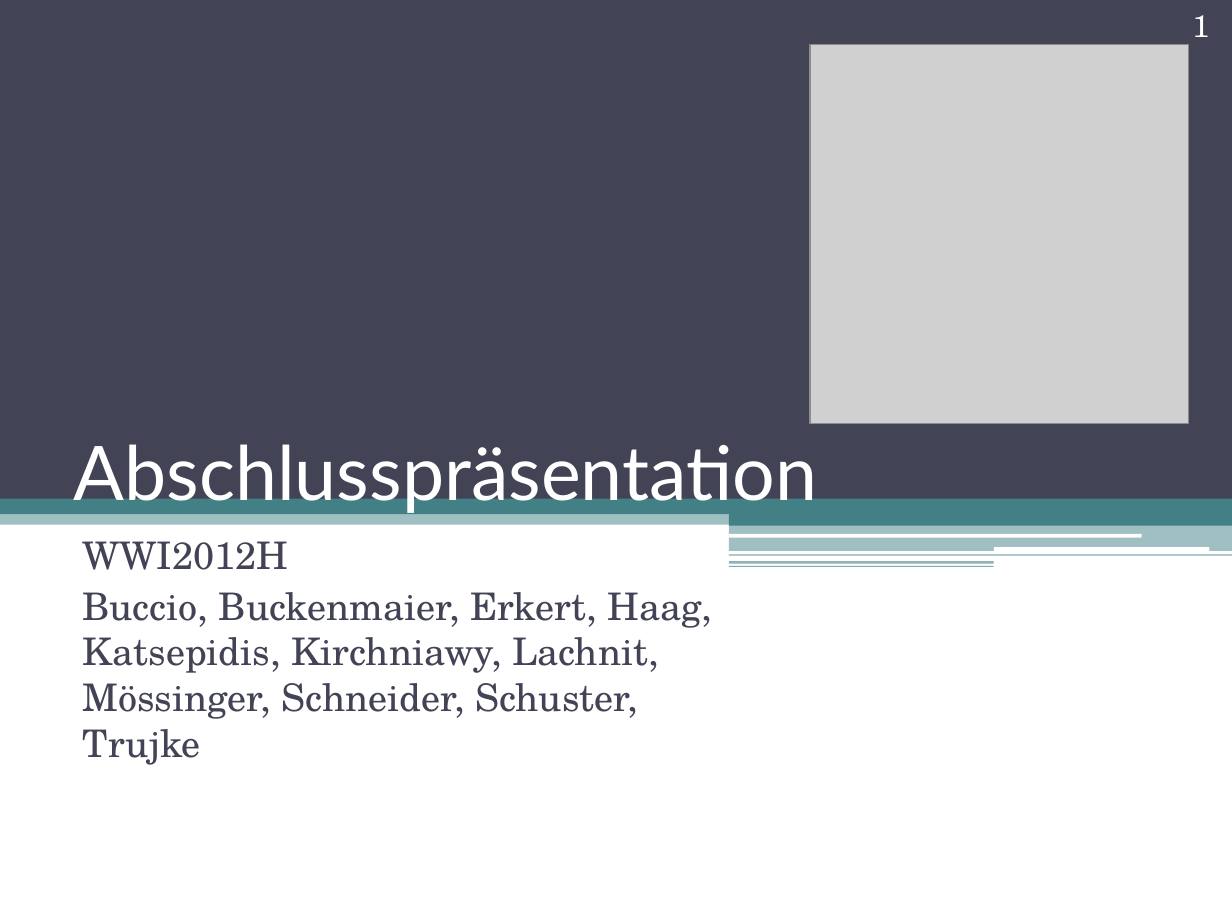
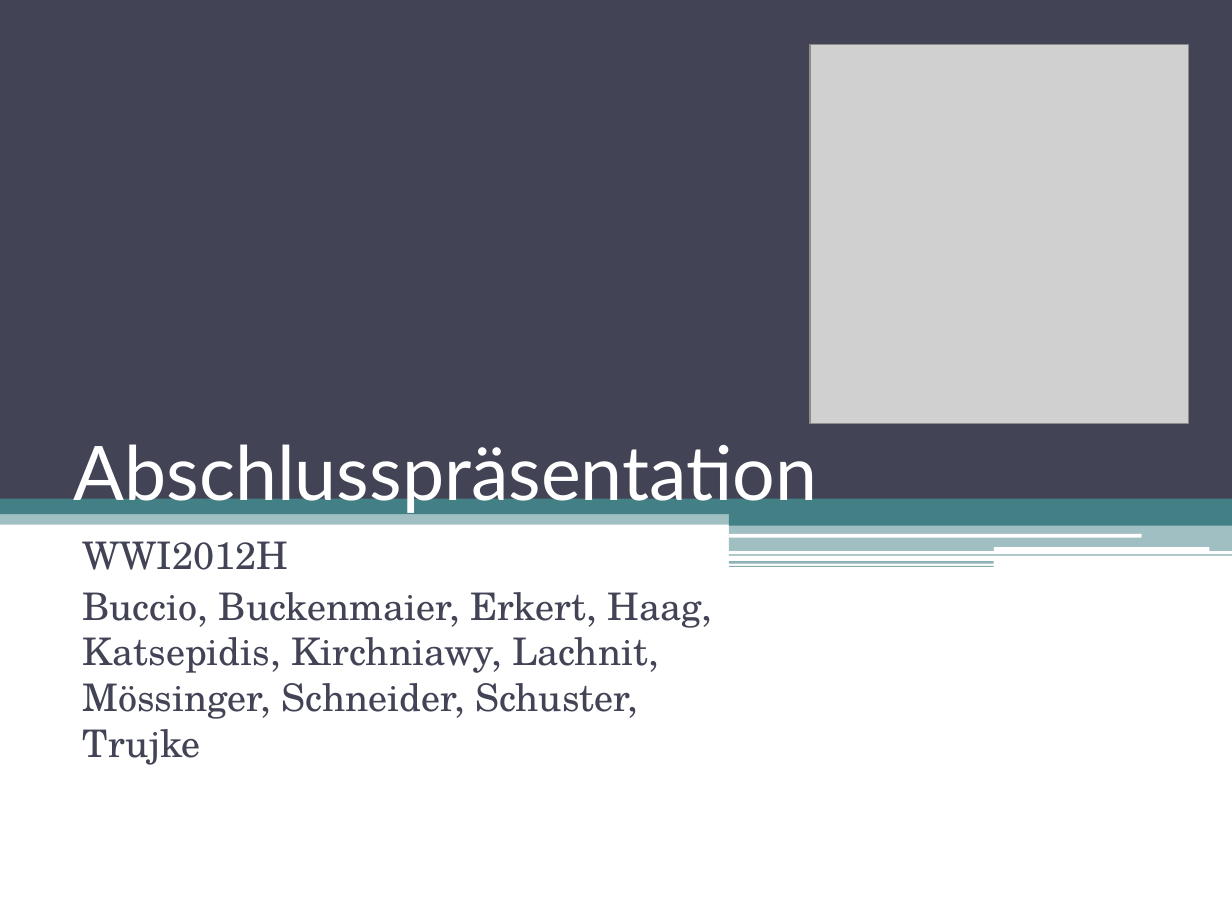
Before and after one commit to DanJoeHa/Fallstudie, a slide deck: slide 1 of Projektmanagement/Abschlusspräsentation.pptx. Drawn at 1232x924 pixels with LibreOffice and Linux fonts; fonts in the diff are those of the drawing; grey boxes stand for pictures. Boxes give left, top, right and bottom in pixels: in the first picture for what was removed or moved away, otherwise in the second. Text is boxed around its words. In the diff, an @@ line names an element or a change of style, - is before the commit and + after.

```diff
--- a/Projektmanagement/Abschlusspräsentation.pptx
+++ b/Projektmanagement/Abschlusspräsentation.pptx
@@ page number removed at bbox=[1192, 15, 1209, 37] @@
-1
```
Also in this commit, not shown: 30 other slides changed, 1 slide removed.
